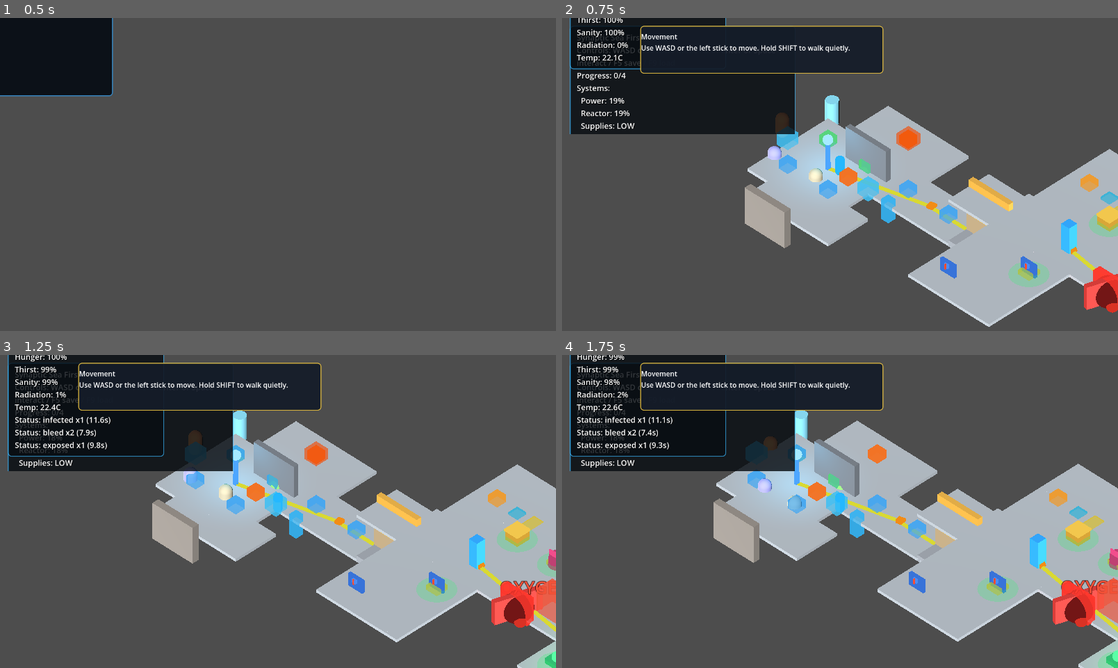
Above: before the commit, frames 1-4 (two rows, left to right).
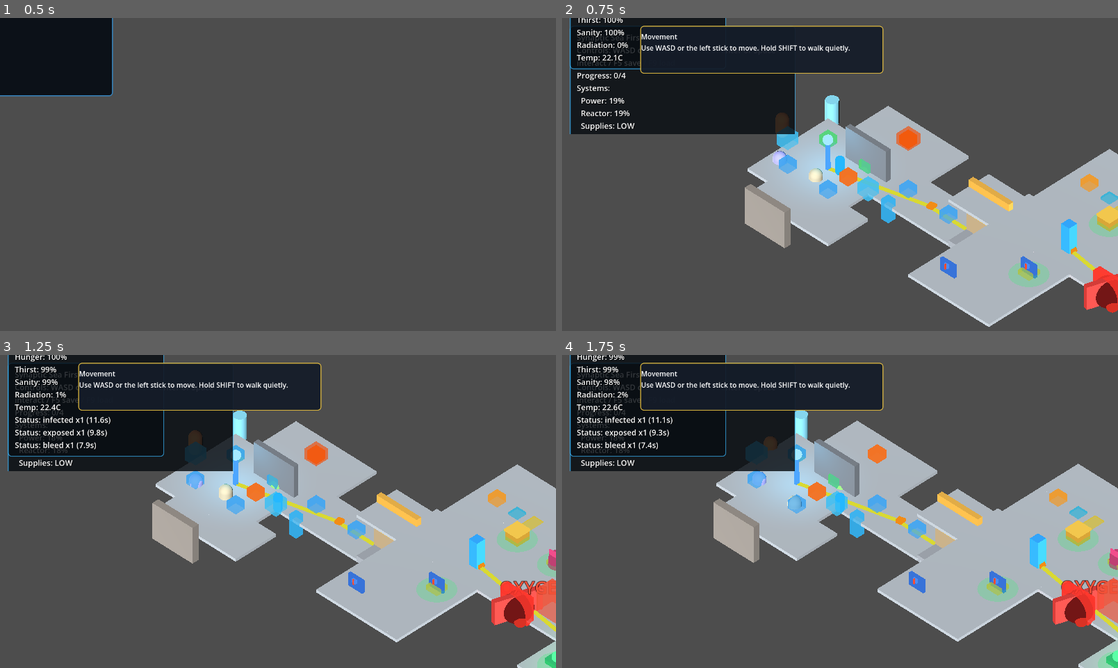
Above: after the commit, the same moments.

Repository: 9thLevelSoftware/the-synaptic-sea
Game: Godot game, scene res://scenes/title_main.tscn
Same seed, same stepped clock (60 frames per second), same inputs: the game is played once before the commit and once after it.
Inputs (mouse positions are in pixels of both pictures, inside the frame that each line leads up to):
- Up to frame 1 (0.5 s): no input
- Up to frame 2 (0.75 s): tap Enter (ui_accept) at 0.5 s; move the mouse to (962, 158) at 0.52 s; hold Right (ui_right) from 0.53 s (still down); tap E at 0.6 s; click (962, 158) at 0.67 s
- Up to frame 3 (1.25 s): keep holding Right (ui_right); tap Enter (ui_accept) at 0.77 s
- Up to frame 4 (1.75 s): release Right (ui_right) at 1.25 s; drag from (728, 527) to (812, 574) at 1.27 s

Frame 1 is identical in both runs. In frame 2, 0.1% of the frame differs, in the area x 37-41%, y 40-48%; in frame 3, 0.4%; in frame 4, 0.4%, in the area x 7-38%, y 23-44%.

Commit message:
feat: WorkAction driver and threat LOS perception (PKG-B2.2b/C4.1b)
WorkActionDriver runs hold-to-work complete resolve with yields, noise pulse,
cart overload gate, interrupt, and persistence. ThreatManager wires
SpatialPerception plus engaged raycast LOS flags and stalker player_distance.

Validation: WORK ACTION DRIVER PASS cut=true noise=true yield=true interrupt=true overload=true
THREAT LOS PERCEPTION PASS room_los=true closed_hatch=true raycast=true distance=true

Diff:
--- a/scripts/systems/threat_manager.gd
+++ b/scripts/systems/threat_manager.gd
@@ -6,6 +6,7 @@
 const DamagePipelineScript := preload("res://scripts/systems/damage_pipeline.gd")
 const ShipNavGraphScript := preload("res://scripts/systems/ship_nav_graph.gd")
 const ThreatPathfinderScript := preload("res://scripts/systems/threat_pathfinder.gd")
+const SpatialPerceptionStateScript := preload("res://scripts/systems/spatial_perception_state.gd")
 const THREAT_ARCHETYPE_PATH: String = "res://data/combat/threat_archetypes.json"
 const WEAPON_DEFINITIONS_PATH: String = "res://data/combat/weapon_definitions.json"
 const AMMO_DEFINITIONS_PATH: String = "res://data/combat/ammo_definitions.json"
@@ -38,6 +39,10 @@
 var nav_graph = null
 ## instance_id -> {waypoints, index, target, repath_cooldown}
 var _path_runtime: Dictionary = {}
+## PKG-C4.1b: room-graph perception (LOS + noise muffling). Null = legacy same-room only.
+var spatial_perception = null
+## Optional engaged LOS flags: threat.instance_id -> bool (physics raycast result from scene).
+var engaged_los: Dictionary = {}
 
 func _ready() -> void:
 	threat_archetypes = _load_json_dict(THREAT_ARCHETYPE_PATH)
@@ -52,7 +57,27 @@
 	if encounter_markers.is_empty():
 		encounter_markers = _fallback_markers_from_layout(layout)
 	configure_nav_graph(layout)
+	configure_spatial_perception(layout)
 	_spawn_from_markers(encounter_markers, fallback_anchor)
+
+
+## PKG-C4.1b: build SpatialPerceptionState from layout room_links / blocked_links.
+func configure_spatial_perception(layout: Dictionary) -> int:
+	spatial_perception = SpatialPerceptionStateScript.new()
+	var n: int = spatial_perception.configure_from_layout(layout if layout is Dictionary else {})
+	engaged_los.clear()
+	return n
+
+
+## Scene injects one raycast result per engaged threat (FRAME). Missing keys mean "unknown".
+func set_engaged_los(instance_id: String, has_los: bool) -> void:
+	if instance_id.is_empty():
+		return
+	engaged_los[instance_id] = has_los
+
+
+func clear_engaged_los() -> void:
+	engaged_los.clear()
 
 ## ADR-0049: (re)build the pure nav graph for the active ship layout.
 func configure_nav_graph(layout: Dictionary) -> int:
@@ -110,18 +135,40 @@
 			continue
 		var same_room: bool = player_room_id.is_empty() or threat.room_id == player_room_id
 		var prox: float = _proximity_factor(threat, player_position)
+		var player_distance: float = 0.0
+		if threat.world_position.size() >= 3:
+			var tp: Vector3 = Vector3(float(threat.world_position[0]), float(threat.world_position[1]), float(threat.world_position[2]))
+			player_distance = player_position.distance_to(tp)
+		# PKG-C4.1b: room-graph LOS + optional physics raycast for engaged set.
+		var sight_mult: float = prox
+		var noise_at: float = float(profile["noise"])
+		var can_see: bool = same_room
+		if spatial_perception != null and not player_room_id.is_empty() and not str(threat.room_id).is_empty():
+			can_see = bool(spatial_perception.can_see(player_room_id, str(threat.room_id)))
+			noise_at = float(spatial_perception.attenuate_noise(player_room_id, str(threat.room_id), float(profile["noise"])))
+			if not can_see:
+				sight_mult = 0.0
+		# Engaged raycast overrides room LOS when provided (breaking LOS mid-room).
+		if engaged_los.has(threat.instance_id):
+			if not bool(engaged_los[threat.instance_id]):
+				can_see = false
+				sight_mult = 0.0
+			else:
+				can_see = true
+		var engage_same: bool = same_room and can_see
 		threat.tick(delta, {
-			"noise_level": float(profile["noise"]),
-			"light_level": float(profile["light"]),
-			"sight_level": float(profile["visibility"]) * prox,
+			"noise_level": noise_at,
+			"light_level": float(profile["light"]) * (1.0 if can_see else 0.35),
+			"sight_level": float(profile["visibility"]) * sight_mult,
 			"crouching": false,  # crouch already applied in the emitted profile (no double-count)
 			"room_id": player_room_id,
-			"same_room": same_room,
+			"same_room": engage_same,
 			"detect_threshold": detection_state.detect_threshold,
 			"player_position": player_position,
+			"player_distance": player_distance,
 		})
 		awareness_indicator = maxf(awareness_indicator, float(threat.awareness_score))
-		if same_room and threat.can_attack() and vitals_state != null:
+		if engage_same and threat.can_attack() and vitals_state != null:
 			last_attack_result = damage_pipeline.apply_to_vitals(vitals_state, status_effects_state, player_armor_profile, {
 				"damage_type": threat.attack_type,
 				"amount": threat.attack_damage,
--- /dev/null
+++ b/scripts/systems/work_action_driver.gd
@@ -0,0 +1,271 @@
+extends RefCounted
+class_name WorkActionDriver
+
+## PKG-B2.2b: pure interact-chain driver for WorkActions.
+## Scene/coordinator owns hold-to-work input and range; this owns start/tick,
+## completion resolve, inventory yields, noise pulse, and XP event ids.
+## Never touches the scene tree.
+
+const WorkActionCatalogScript := preload("res://scripts/systems/work_action_catalog.gd")
+const WorkActionStateScript := preload("res://scripts/systems/work_action_state.gd")
+const WorkActionResolverScript := preload("res://scripts/systems/work_action_resolver.gd")
+const SkillEffectsResolverScript := preload("res://scripts/systems/skill_effects_resolver.gd")
+const PillarPersistenceScript := preload("res://scripts/systems/pillar_persistence.gd")
+
+var catalog: RefCounted = null
+var skill_effects: RefCounted = null
+var work: RefCounted = null ## WorkActionState
+var last_resolve: Dictionary = {}
+var last_noise_pulse: float = 0.0
+var last_xp_event: String = ""
+var pending_yields: Dictionary = {}
+var cart_mass: float = 0.0
+var cart_capacity: float = 100.0
+var overloaded: bool = false
+
+
+func configure(config: Dictionary = {}) -> void:
+	catalog = WorkActionCatalogScript.new()
+	catalog.load_default()
+	skill_effects = SkillEffectsResolverScript.new()
+	skill_effects.load_default()
+	work = null
+	last_resolve = {}
+	last_noise_pulse = 0.0
+	last_xp_event = ""
+	pending_yields = {}
+	cart_mass = float(config.get("cart_mass", 0.0))
+	cart_capacity = maxf(1.0, float(config.get("cart_capacity", 100.0)))
+	overloaded = cart_mass > cart_capacity
+
+
+func is_working() -> bool:
+	if work == null:
+		return false
+	return str(work.get("status")) == WorkActionStateScript.STATUS_ACTIVE
+
+
+func get_status() -> String:
+	if work == null:
+		return WorkActionStateScript.STATUS_IDLE
+	return str(work.get("status"))
+
+
+func progress_ratio() -> float:
+	if work == null or not work.has_method("progress_ratio"):
+		return 0.0
+	return float(work.call("progress_ratio"))
+
+
+## Build start context from tool, skill, inventory dict, optional progression.
+func build_context(
+		tool_class: String,
+		skill_id: String,
+		skill_level: int,
+		inventory: Dictionary,
+		progression = null,
+		class_id: String = "",
+		damaged: bool = false) -> Dictionary:
+	var verb: String = ""
+	var ctx: Dictionary = {
+		"tool_class": tool_class,
+		"skill_id": skill_id,
+		"skill_level": skill_level,
+		"inventory": inventory.duplicate(true),
+		"damaged": damaged,
+		"work_speed_mult": 1.0,
+	}
+	if skill_effects != null and work != null:
+		var def: Dictionary = {}
+		if work.has_method("get_summary"):
+			def = (work.call("get_summary") as Dictionary).get("definition", {})
+		verb = str(def.get("verb", ""))
+	if skill_effects != null and skill_effects.has_method("build_work_context"):
+		var frag: Dictionary = skill_effects.call("build_work_context", progression, verb, skill_id, class_id)
+		ctx["work_speed_mult"] = float(frag.get("work_speed_mult", 1.0))
+		if int(frag.get("skill_level", 0)) > skill_level:
+			ctx["skill_level"] = int(frag["skill_level"])
+	return ctx
+
+
+func start_action(action_id: String, target_id: String, context: Dictionary = {}) -> bool:
+	last_resolve = {}
+	last_noise_pulse = 0.0
+	last_xp_event = ""
+	pending_yields = {}
+	if catalog == null or not catalog.has_action(action_id):
+		return false
+	var def: Dictionary = catalog.get_action(action_id)
+	var verb: String = str(def.get("verb", ""))
+	if overloaded and verb in ["unbolt", "pry", "cut"]:
+		# Cart overload blocks strip/cut yields path start (still allow weld/repair).
+		return false
+	work = WorkActionStateScript.new()
+	work.configure_action(action_id, def)
+	var start_ctx: Dictionary = context.duplicate(true)
+	# Inject skill work speed if progression provided
+	if skill_effects != null and start_ctx.has("progression"):
+		var frag: Dictionary = skill_effects.call(
+			"build_work_context",
+			start_ctx.get("progression"),
+			verb,
+			str(start_ctx.get("skill_id", "")),
+			str(start_ctx.get("class_id", ""))
+		)
+		if not start_ctx.has("work_speed_mult"):
+			start_ctx["work_speed_mult"] = float(frag.get("work_speed_mult", 1.0))
+	return bool(work.call("start", target_id, start_ctx))
+
+
+## Tick active work. Returns status string.
+func tick(delta: float, context: Dictionary = {}) -> String:
+	if work == null:
+		return WorkActionStateScript.STATUS_IDLE
+	var st: String = str(work.call("tick", delta, context))
+	if st == WorkActionStateScript.STATUS_COMPLETED:
+		# Auto-resolve is opt-in via complete() so scene can choose module_map.
+		pass
+	return st
+
+
+## Complete against module map + simple inventory Dictionary. Returns resolve dict.
+func complete(module_map: RefCounted = null, inventory: Dictionary = {}) -> Dictionary:
+	last_resolve = {}
+	last_noise_pulse = 0.0
+	last_xp_event = ""
+	pending_yields = {}
+	if work == null:
+		return {"ok": false, "reason": "no_work"}
+	if str(work.get("status")) != WorkActionStateScript.STATUS_COMPLETED:
+		return {"ok": false, "reason": "not_completed"}
+	var target_id: String = str(work.get("target_id"))
+	# Consume materials first (if any)
+	var consumed: Dictionary = work.call("materials_consumed") if work.has_method("materials_consumed") else {}
+	if not consumed.is_empty():
+		if not WorkActionResolverScript.consume_from_inventory(inventory, consumed):
+			work.call("reset")
+			return {"ok": false, "reason": "consume_failed"}
+	var res: Dictionary = WorkActionResolverScript.resolve_completion(work, module_map, target_id)
+	if not bool(res.get("ok", false)):
+		return res
+	var yields: Dictionary = res.get("yields", {}) if typeof(res.get("yields", {})) == TYPE_DICTIONARY else {}
+	# Cart overload: reject yields that would overfill (leave on floor as pending)
+	var yield_mass: float = _estimate_yield_mass(yields)
+	if cart_mass + yield_mass > cart_capacity and yield_mass > 0.0:
+		pending_yields = yields.duplicate(true)
+		overloaded = true
+		res["cart_overload"] = true
+		res["yields_applied"] = false
+	else:
+		WorkActionResolverScript.apply_yields_to_inventory(inventory, yields)
+		cart_mass += yield_mass
+		res["yields_applied"] = true
+		res["cart_overload"] = false
+		if cart_mass > cart_capacity:
+			overloaded = true
+	last_noise_pulse = float(res.get("noise", 0.0))
+	last_xp_event = str(res.get("xp_event", ""))
+	last_resolve = res.duplicate(true)
+	return res
+
+
+func interrupt() -> void:
+	if work != null and work.has_method("interrupt"):
+		work.call("interrupt")
+
+
+func reset() -> void:
+	if work != null and work.has_method("reset"):
+		work.call("reset")
+	work = null
+	last_resolve = {}
+	last_noise_pulse = 0.0
+	last_xp_event = ""
+
+
+## Apply noise pulse into DetectionState / ThreatManager-like object.
+func apply_noise_to_detection(detection_or_manager) -> float:
+	if last_noise_pulse <= 0.0 or detection_or_manager == null:
+		return 0.0
+	if detection_or_manager.get("player_noise") != null:
+		detection_or_manager.player_noise = maxf(
+			float(detection_or_manager.player_noise), last_noise_pulse)
+	if detection_or_manager.has_method("set_player_signals"):
+		# ThreatManager: boost noise channel
+		var n: float = last_noise_pulse
+		detection_or_manager.set_player_signals(
+			n,
+			float(detection_or_manager.get("player_light") if detection_or_manager.get("player_light") != null else 0.35),
+			float(detection_or_manager.get("player_sight") if detection_or_manager.get("player_sight") != null else 0.5),
+			bool(detection_or_manager.get("player_crouching") if detection_or_manager.get("player_crouching") != null else false),
+			str(detection_or_manager.get("player_room_id") if detection_or_manager.get("player_room_id") != null else "")
+		)
+	if detection_or_manager.get("noise_level") != null:
+		detection_or_manager.noise_level = maxf(float(detection_or_manager.noise_level), last_noise_pulse)
+	return last_noise_pulse
+
+
+## Emit XP via TrainingEventBus when last_xp_event is a known training event id,
+## or via progression.grant_xp(skill, amount) fallback.
+func apply_xp(training_bus = null, progression = null, amount: int = 15) -> bool:
+	if last_xp_event.is_empty():
+		return false
+	if training_bus != null and training_bus.has_method("emit"):
+		# Prefer event bus when event_id is registered (emit(event_id, target_id, progression)).
+		if training_bus.has_method("is_known") and bool(training_bus.call("is_known", last_xp_event)):
+			training_bus.call("emit", last_xp_event, "work_action", progression)
+			return true
+	if progression != null and progression.has_method("grant_xp"):
+		# Map xp_event string to skill when possible
+		var skill: String = last_xp_event
+		if skill == "weld":
+			skill = "welding"
+		elif skill == "salvage":
+			skill = "scavenging"
+		progression.call("grant_xp", skill, amount)
+		return true
+	return false
+
+
+func get_persistence_summary() -> Dictionary:
+	return PillarPersistenceScript.pack_work_action(work)
+
+
+func apply_persistence_summary(summary: Dictionary) -> bool:
+	work = PillarPersistenceScript.unpack_work_action(summary)
+	return work != null
+
+
+## List candidate targets for a verb from module map + placement (pure ids).
+func list_targets(verb: String, module_map: RefCounted = null, placement: RefCounted = null) -> Array:
+	var out: Array = []
+	if module_map != null and module_map.has_method("to_sparse_deltas"):
+		# Prefer damaged modules for weld/patch; all for cut
+		var deltas: Array = module_map.call("to_sparse_deltas")
+		for d in deltas:
+			if typeof(d) != TYPE_DICTIONARY:
+				continue
+			out.append({
+				"target_id": str(d.get("module_id", "")),
+				"kind": "module",
+				"verb": verb,
+			})
+	if placement != null and placement.get("placed") != null:
+		for e in placement.placed:
+			if typeof(e) != TYPE_DICTIONARY:
+				continue
+			if not bool((e as Dictionary).get("mounted", true)):
+				continue
+			out.append({
+				"target_id": str((e as Dictionary).get("component_instance_id", "")),
+				"kind": "component",
+				"verb": verb,
+			})
+	return out
+
+
+func _estimate_yield_mass(yields: Dictionary) -> float:
+	var mass: float = 0.0
+	for k in yields.keys():
+		mass += 2.0 * float(yields[k])  # 2 mass units per scrap unit (simple)
+	return mass
--- /dev/null
+++ b/scripts/validation/threat_los_perception_smoke.gd
@@ -0,0 +1,101 @@
+extends SceneTree
+
+## PKG-C4.1b: ThreatManager uses SpatialPerception + engaged LOS flags.
+## Marker: THREAT LOS PERCEPTION PASS room_los=true closed_hatch=true raycast=true distance=true
+
+const ThreatManagerScript := preload("res://scripts/systems/threat_manager.gd")
+const ThreatAIStateScript := preload("res://scripts/systems/threat_ai_state.gd")
+
+
+func _initialize() -> void:
+	var layout: Dictionary = {
+		"rooms": [
+			{"id": "bridge"},
+			{"id": "corridor"},
+			{"id": "cargo"},
+		],
+		"room_links": [
+			{"id": "b_c", "from_room": "bridge", "to_room": "corridor", "module_id": "doorway_frame_open_1x1"},
+			{"id": "c_g", "from_room": "corridor", "to_room": "cargo", "module_id": "doorway_frame_open_1x1"},
+		],
+		"blocked_links": [],
+	}
+	var mgr = ThreatManagerScript.new()
+	get_root().add_child(mgr)
+	await process_frame
+	mgr.configure_for_layout(layout, [], Vector3.ZERO)
+	if mgr.spatial_perception == null:
+		_fail("spatial_perception should be built"); return
+	if mgr.spatial_perception.link_count() < 2:
+		_fail("expected room links"); return
+
+	# Inject a stalker in cargo with world position
+	var stalker = ThreatAIStateScript.new()
+	var arch: Dictionary = mgr.threat_archetypes.get("stalker", {})
+	if arch.is_empty():
+		# configure from file load may be empty until _ready
+		mgr.threat_archetypes = mgr._load_json_dict(ThreatManagerScript.THREAT_ARCHETYPE_PATH)
+		arch = mgr.threat_archetypes.get("stalker", {})
+	var cfg: Dictionary = arch.duplicate(true) if arch is Dictionary else {}
+	cfg["instance_id"] = "t_stalker"
+	cfg["archetype_id"] = "stalker"
+	cfg["room_id"] = "cargo"
+	cfg["world_position"] = [10.0, 0.0, 0.0]
+	stalker.configure(cfg)
+	mgr.threats = [stalker]
+
+	# Open path: player on bridge, high signals — may hunt not attack (different room)
+	mgr.set_player_signals(1.5, 1.0, 1.0, false, "bridge")
+	mgr.tick_threats(0.1, null, null, {}, Vector3(0, 0, 0))
+	# Noise should be attenuated through doors but still reach
+	if stalker.awareness_score <= 0.0:
+		_fail("open path should allow some awareness"); return
+
+	# Close hatch corridor-cargo: LOS break between bridge path and cargo via closed door
+	if not mgr.spatial_perception.set_door_state("corridor", "cargo", "closed"):
+		_fail("set door closed"); return
+	var before_state: String = stalker.state
+	# Force low memory so LOS matters
+	stalker.memory_remaining = 0.0
+	stalker.state = ThreatAIStateScript.STATE_IDLE
+	mgr.set_player_signals(1.5, 1.0, 1.0, false, "bridge")
+	mgr.tick_threats(0.1, null, null, {}, Vector3(0, 0, 0))
+	# Sight should not force same-room attack across closed hatch
+	if stalker.state == ThreatAIStateScript.STATE_ATTACK:
+		_fail("closed hatch should not allow attack engage from bridge"); return
+
+	# Same room with raycast LOS break
+	stalker.room_id = "bridge"
+	stalker.state = ThreatAIStateScript.STATE_IDLE
+	stalker.memory_remaining = 0.0
+	mgr.clear_engaged_los()
+	mgr.set_engaged_los("t_stalker", false)
+	mgr.set_player_signals(1.5, 1.0, 1.0, false, "bridge")
+	mgr.tick_threats(0.1, null, null, {}, Vector3(1, 0, 0))
+	if stalker.state == ThreatAIStateScript.STATE_ATTACK:
+		_fail("raycast LOS false should prevent attack engage"); return
+
+	# Raycast LOS true + same room engages
+	mgr.set_engaged_los("t_stalker", true)
+	# stalker has stalk_range 3.5 — place player close
+	stalker.world_position = [0.5, 0.0, 0.0]
+	stalker.state = ThreatAIStateScript.STATE_IDLE
+	mgr.tick_threats(0.1, null, null, {}, Vector3(0, 0, 0))
+	if stalker.state != ThreatAIStateScript.STATE_ATTACK and stalker.state != ThreatAIStateScript.STATE_TELEGRAPH and stalker.state != ThreatAIStateScript.STATE_HUNT:
+		_fail("LOS true should engage (got %s)" % stalker.state); return
+
+	# player_distance passed for stalk archetype (far stays hunt)
+	stalker.world_position = [20.0, 0.0, 0.0]
+	stalker.state = ThreatAIStateScript.STATE_IDLE
+	stalker.memory_remaining = 0.0
+	mgr.tick_threats(0.1, null, null, {}, Vector3(0, 0, 0))
+	if stalker.state == ThreatAIStateScript.STATE_ATTACK:
+		_fail("stalk_range should keep far same-room as hunt not attack"); return
+
+	print("THREAT LOS PERCEPTION PASS room_los=true closed_hatch=true raycast=true distance=true")
+	quit(0)
+
+
+func _fail(msg: String) -> void:
+	print("THREAT LOS PERCEPTION FAIL: %s" % msg)
+	quit(1)
--- /dev/null
+++ b/scripts/validation/work_action_driver_smoke.gd
@@ -0,0 +1,122 @@
+extends SceneTree
+
+## PKG-B2.2b: WorkActionDriver hold-to-work chain — yields, noise, XP, cart overload, interrupt.
+## Marker: WORK ACTION DRIVER PASS cut=true noise=true yield=true interrupt=true overload=true
+
+const WorkActionDriverScript := preload("res://scripts/systems/work_action_driver.gd")
+const ModuleIntegrityMapScript := preload("res://scripts/systems/module_integrity_map.gd")
+const ModuleIntegrityStateScript := preload("res://scripts/systems/module_integrity_state.gd")
+const DetectionStateScript := preload("res://scripts/systems/detection_state.gd")
+const WorkActionStateScript := preload("res://scripts/systems/work_action_state.gd")
+
+
+func _initialize() -> void:
+	var driver = WorkActionDriverScript.new()
+	driver.configure({"cart_capacity": 100.0, "cart_mass": 0.0})
+
+	var map = ModuleIntegrityMapScript.new()
+	map.ensure_module("eng/wall_a", "wall_straight_1x1", {}, "eng")
+
+	# --- Cut sealed wall ---
+	var inv: Dictionary = {}
+	if not driver.start_action("cut_wall", "eng/wall_a", {
+		"tool_class": "welding_lance",
+		"skill_id": "salvage",
+		"skill_level": 0,
+		"inventory": inv,
+	}):
+		_fail("cut start"); return
+	if not driver.is_working():
+		_fail("should be working"); return
+	# Interrupt mid-work
+	driver.tick(0.5, {})
+	if driver.progress_ratio() <= 0.0:
+		_fail("progress"); return
+	driver.tick(0.1, {"damaged": true})
+	if driver.get_status() != WorkActionStateScript.STATUS_INTERRUPTED:
+		_fail("expected interrupt on damage"); return
+	var bad = driver.complete(map, inv)
+	if bool(bad.get("ok", false)):
+		_fail("interrupted should not complete"); return
+
+	# Full cut
+	driver.reset()
+	if not driver.start_action("cut_wall", "eng/wall_a", {
+		"tool_class": "welding_lance",
+		"skill_id": "salvage",
+		"skill_level": 0,
+		"inventory": {},
+	}):
+		_fail("cut restart"); return
+	driver.tick(20.0, {"work_speed_mult": 1.0})
+	if driver.get_status() != WorkActionStateScript.STATUS_COMPLETED:
+		_fail("expected complete"); return
+	var res: Dictionary = driver.complete(map, inv)
+	if not bool(res.get("ok", false)):
+		_fail("resolve cut: %s" % str(res.get("reason", ""))); return
+	if map.get_state("eng/wall_a") != ModuleIntegrityStateScript.STATE_DESTROYED:
+		_fail("cut should destroy wall"); return
+	if int(inv.get("scrap_metal", 0)) < 1:
+		_fail("cut should yield scrap"); return
+	if driver.last_noise_pulse < 0.5:
+		_fail("cut should be noisy"); return
+
+	# Noise into detection
+	var det = DetectionStateScript.new()
+	det.configure({"noise_level": 0.1})
+	driver.apply_noise_to_detection(det)
+	if det.noise_level < 0.5:
+		_fail("noise should raise detection noise_level"); return
+
+	# XP event present
+	if driver.last_xp_event.is_empty():
+		_fail("xp_event required"); return
+
+	# Cart overload blocks further strip starts
+	driver.cart_mass = 200.0
+	driver.overloaded = true
+	if driver.start_action("cut_wall", "eng/wall_b", {
+		"tool_class": "welding_lance",
+		"skill_id": "salvage",
+		"skill_level": 0,
+		"inventory": {},
+	}):
+		_fail("overloaded cart should block cut start"); return
+
+	# Weld still allowed when overloaded
+	map.ensure_module("eng/wall_b", "wall_straight_1x1", {}, "eng")
+	map.apply_damage("eng/wall_b", 0.4, "wall_straight_1x1")
+	if not driver.start_action("weld_patch", "eng/wall_b", {
+		"tool_class": "welding_lance",
+		"skill_id": "repair",
+		"skill_level": 0,
+		"inventory": {"hull_plate": 1},
+	}):
+		_fail("weld should start even if cart overloaded"); return
+	driver.tick(20.0, {})
+	var inv2: Dictionary = {"hull_plate": 1}
+	var res2: Dictionary = driver.complete(map, inv2)
+	if not bool(res2.get("ok", false)):
+		_fail("weld complete"); return
+
+	# Persistence mid-work
+	driver.reset()
+	driver.configure({})
+	driver.start_action("pry_panel", "panel_1", {
+		"tool_class": "prybar", "skill_id": "salvage", "skill_level": 0, "inventory": {},
+	})
+	driver.tick(1.0, {})
+	var snap: Dictionary = driver.get_persistence_summary()
+	var d2 = WorkActionDriverScript.new()
+	d2.configure({})
+	d2.apply_persistence_summary(snap)
+	if d2.get_status() != WorkActionStateScript.STATUS_ACTIVE:
+		_fail("persist mid-work"); return
+
+	print("WORK ACTION DRIVER PASS cut=true noise=true yield=true interrupt=true overload=true")
+	quit(0)
+
+
+func _fail(msg: String) -> void:
+	print("WORK ACTION DRIVER FAIL: %s" % msg)
+	quit(1)
Not shown, changed: docs/game/06_validation_plan.md
